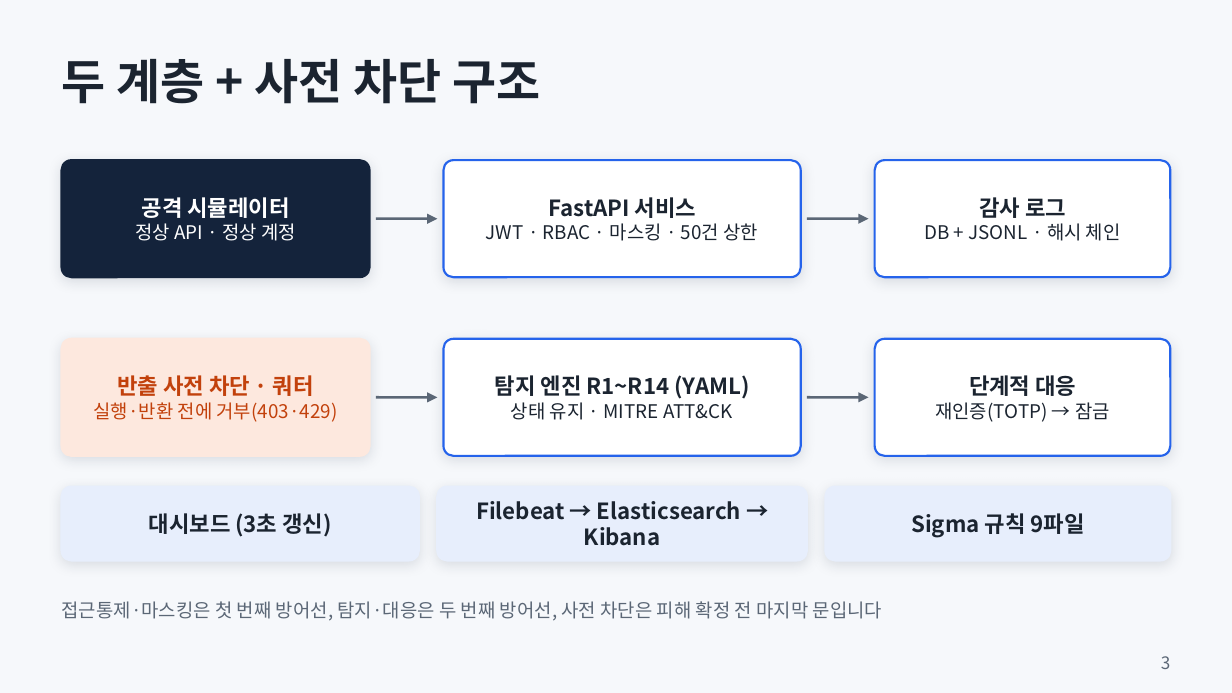
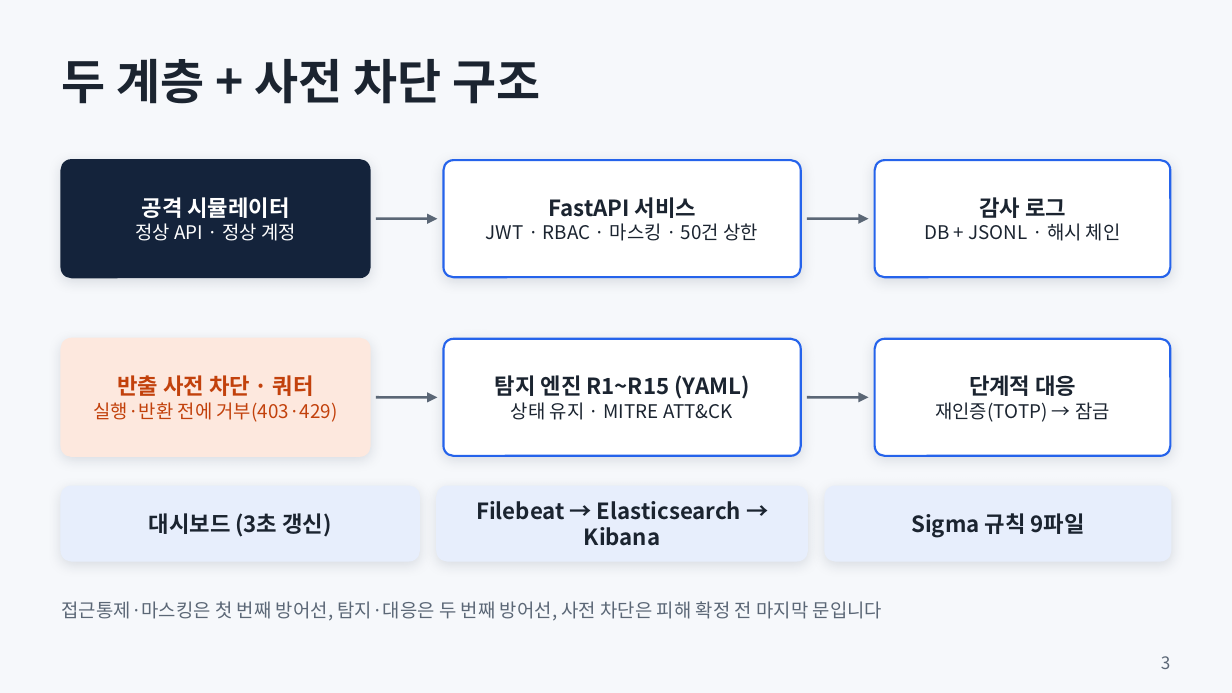
Before and after one commit to shk12170-dev/Defense-follow, a slide deck: slide 3 of docs/presentation.pptx. Drawn at 1232x693 pixels with LibreOffice and Linux fonts; fonts in the diff are those of the drawing. Boxes give left, top, right and bottom in pixels: in the first picture for what was removed or moved away, otherwise in the second. Text is boxed around its words. In the diff, an @@ line names an element or a change of style, - is before the commit and + after.

```diff
--- a/docs/presentation.pptx
+++ b/docs/presentation.pptx
@@ text at box(495, 375, 749, 399): text changed @@
-탐지 엔진 R1~R14 (YAML)
+탐지 엔진 R1~R15 (YAML)
```
Also in this commit, not shown: 5 other slides changed, 1 slide added, 12 other files.
